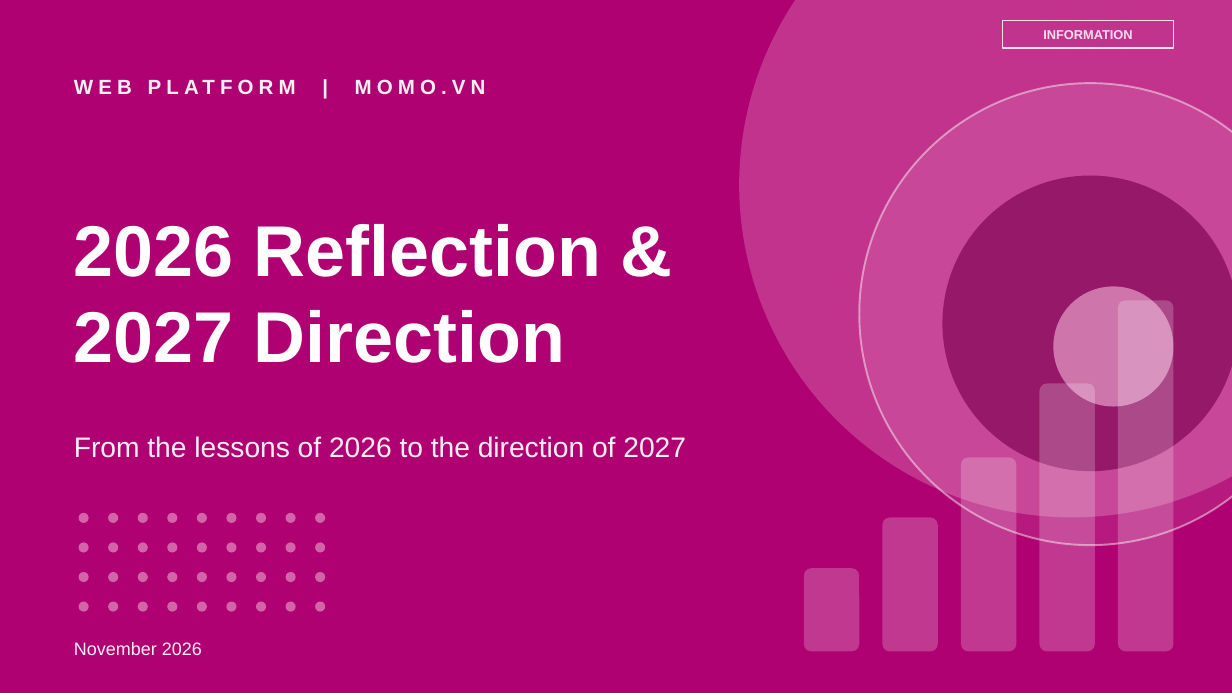
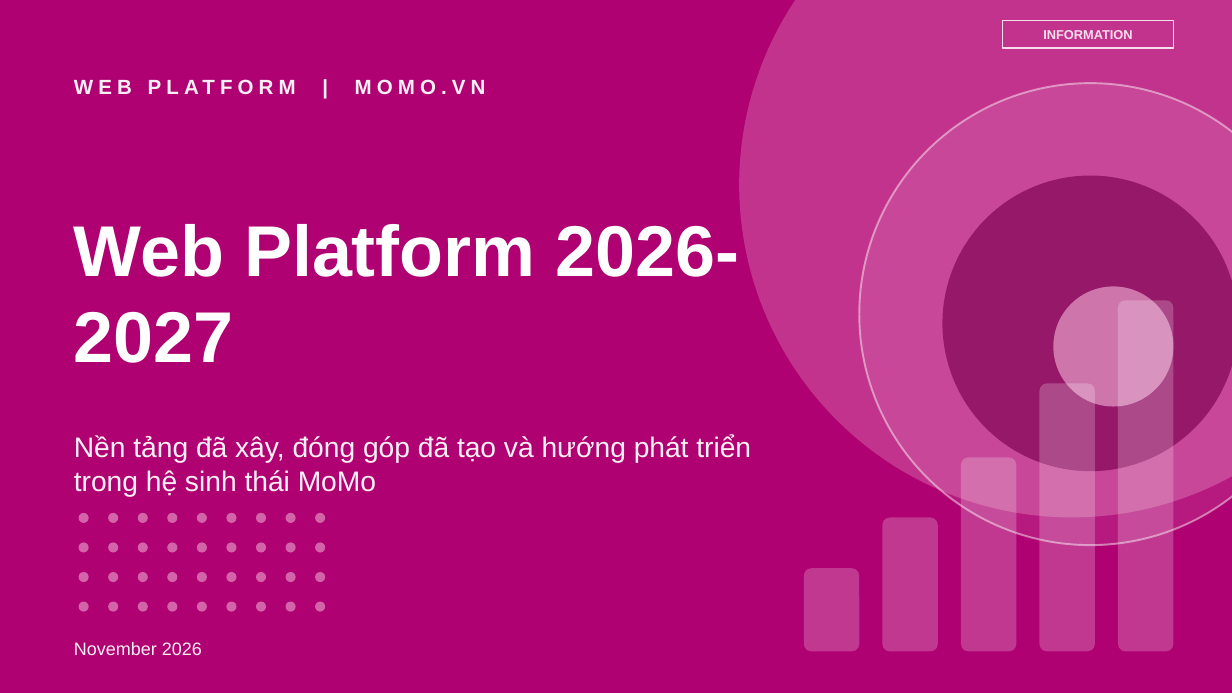
Before and after one commit to stormhoang/hienho-knowledgebase, a slide deck: slide 1 of 07_REPORTS/docs/strategy/2027 Direction - Web Platform (Framework).pptx. Drawn at 1232x693 pixels with LibreOffice and Linux fonts; fonts in the diff are those of the drawing. Boxes give left, top, right and bottom in pixels: in the first picture for what was removed or moved away, otherwise in the second. Text is boxed around its words. In the diff, an @@ line names an element or a change of style, - is before the commit and + after.

```diff
--- a/07_REPORTS/docs/strategy/2027 Direction - Web Platform (Framework).pptx
+++ b/07_REPORTS/docs/strategy/2027 Direction - Web Platform (Framework).pptx
@@ text at (74,224,739,363): text changed @@
-2026 Reflection & 2027 Direction
+Web Platform 2026-2027
@@ text at (74,435,751,497): text changed @@
-From the lessons of 2026 to the direction of 2027
+Nền tảng đã xây, đóng góp đã tạo và hướng phát triển trong hệ sinh thái MoMo
```
Also in this commit, not shown: 13 other slides changed, 5 slides added, 14 slides removed.
